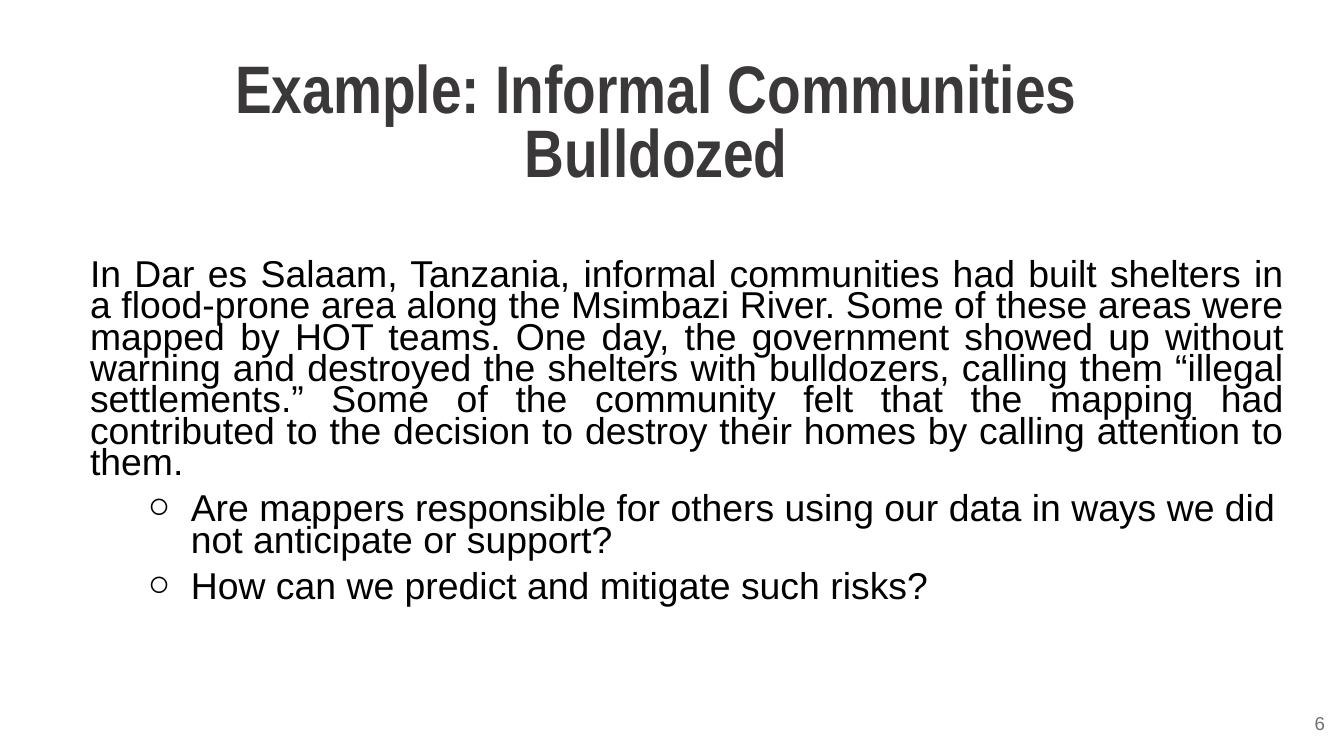
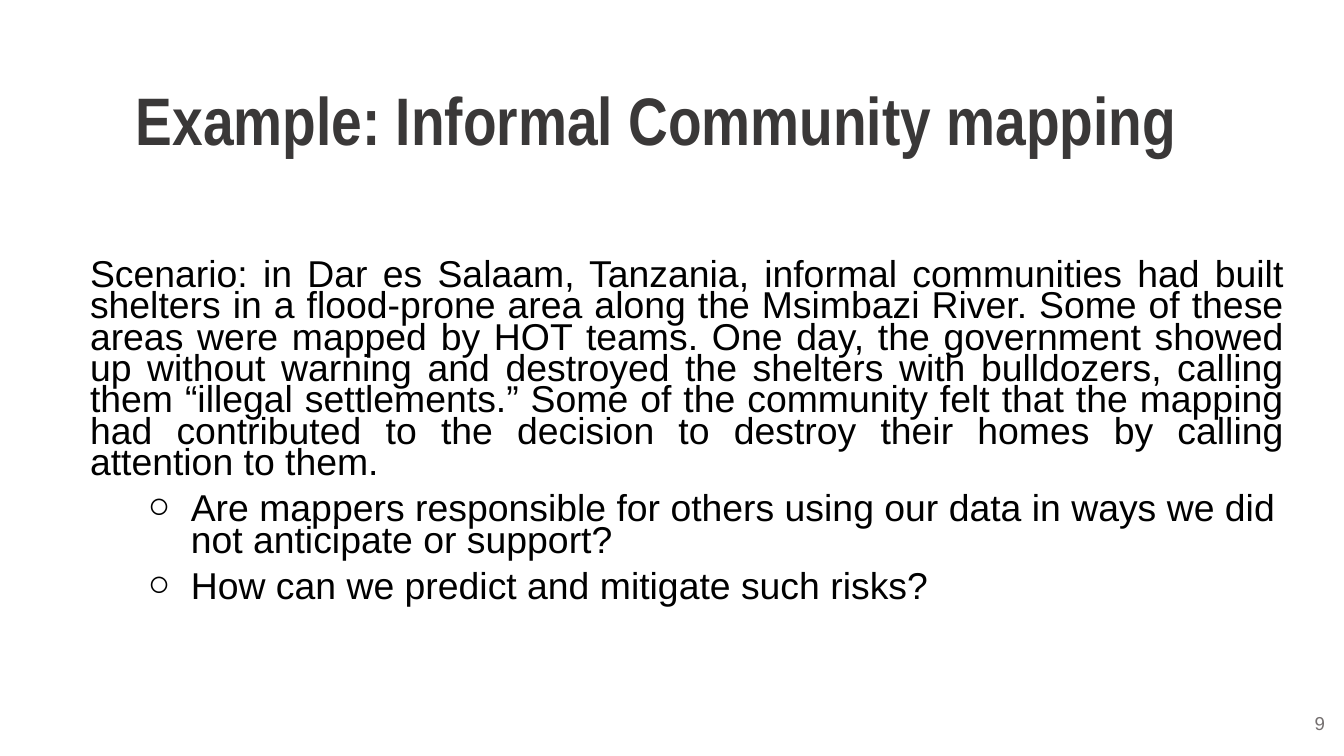
Before and after one commit to hotosm/data_protection_project, a slide deck: slide 9 of Learning_and_training/HOT Ethical Data and Protection Workshop.pptx (slide 6 before the commit). Drawn at 1344x756 pixels with LibreOffice and Linux fonts; fonts in the diff are those of the drawing; background and template pictures are left out. Boxes give left, top, right and bottom in pixels: in the first picture for what was removed or moved away, otherwise in the second. Text is boxed around its words. In the diff, an @@ line names an element or a change of style, - is before the commit and + after.

```diff
--- a/Learning_and_training/HOT Ethical Data and Protection Workshop.pptx
+++ b/Learning_and_training/HOT Ethical Data and Protection Workshop.pptx
@@ text at (136, 96, 1175, 158): text changed @@
-Example: Informal Communities Bulldozed
+Example: Informal Community mapping
@@ text at (90, 260, 1284, 476): text changed @@
-In Dar es Salaam, Tanzania, informal communities had built shelters in a flood-prone area along the Msimbazi River. Some of these areas were mapped by HOT teams. One day, the government showed up without warning and destroyed the shelters with bulldozers, calling them “illegal settlements.” Some of the community felt that the mapping had contributed to the decision to destroy their homes by calling attention to them.
+Scenario: in Dar es Salaam, Tanzania, informal communities had built shelters in a flood-prone area along the Msimbazi River. Some of these areas were mapped by HOT teams. One day, the government showed up without warning and destroyed the shelters with bulldozers, calling them “illegal settlements.” Some of the community felt that the mapping had contributed to the decision to destroy their homes by calling attention to them.
@@ page number at (1315, 717, 1325, 730): text changed @@
-6
+9
```
Also in this commit, not shown: 5 other slides changed, 5 slides added, 2 slides removed, 8 other files.
